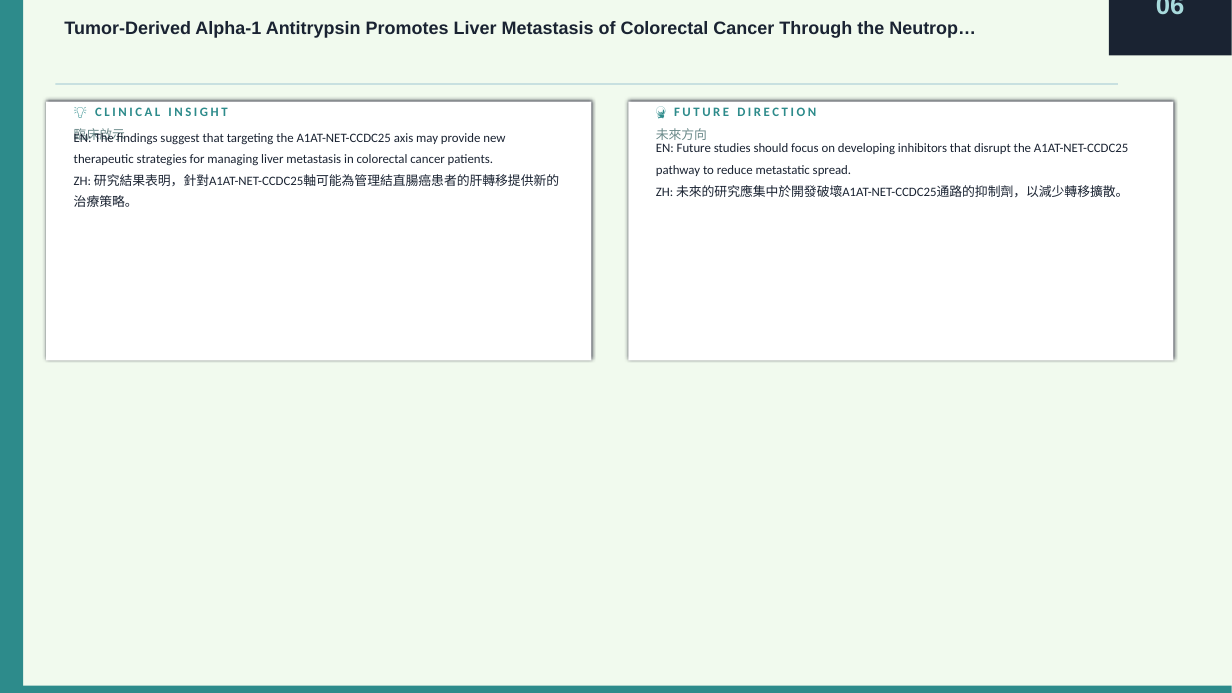
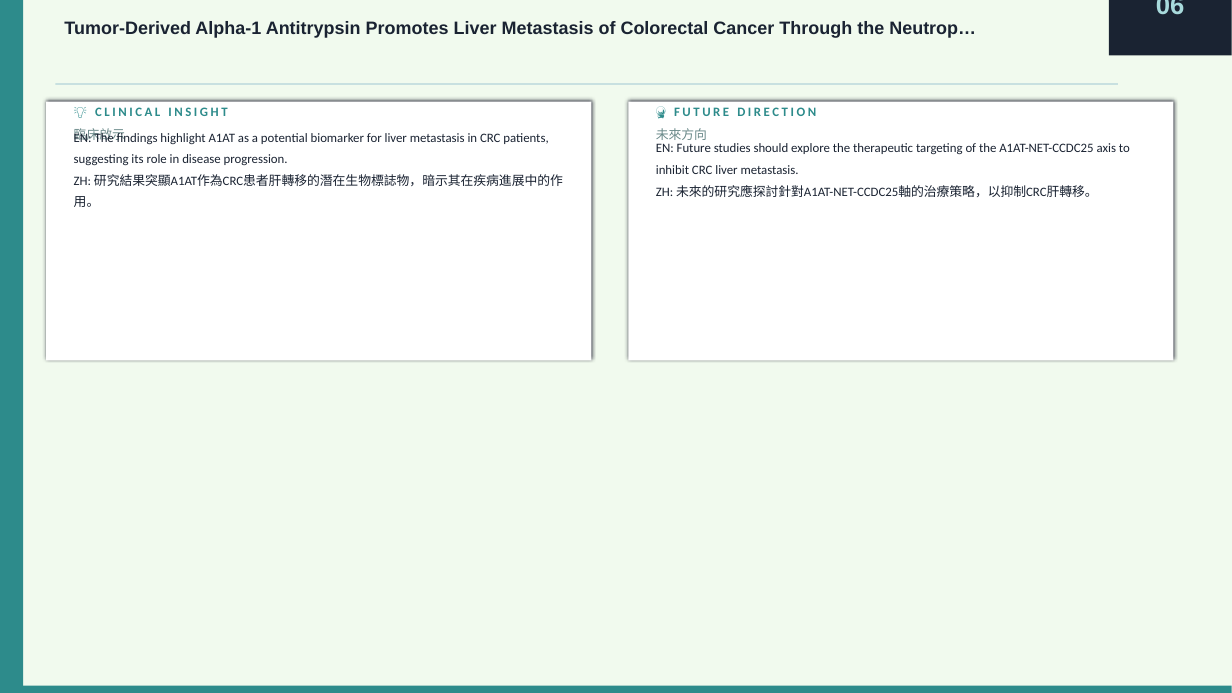
Before and after one commit to jejenhu-maker/colorectal-weekly-digest, a slide deck: slide 14 of docs/latest-digest.pptx. Drawn at 1232x693 pixels with LibreOffice and Linux fonts; fonts in the diff are those of the drawing. Boxes give left, top, right and bottom in pixels: in the first picture for what was removed or moved away, otherwise in the second. Text is boxed around its words. In the diff, an @@ line names an element or a change of style, - is before the commit and + after.

```diff
--- a/docs/latest-digest.pptx
+++ b/docs/latest-digest.pptx
@@ text at [74, 131, 563, 207]: text changed @@
-EN: The findings suggest that targeting the A1AT-NET-CCDC25 axis may provide new therapeutic strategies for managing liver metastasis in colorectal cancer patients.
-ZH: 研究結果表明，針對A1AT-NET-CCDC25軸可能為管理結直腸癌患者的肝轉移提供新的治療策略。
+EN: The findings highlight A1AT as a potential biomarker for liver metastasis in CRC patients, suggesting its role in disease progression.
+ZH: 研究結果突顯A1AT作為CRC患者肝轉移的潛在生物標誌物，暗示其在疾病進展中的作用。
@@ text at [656, 143, 1130, 197]: text changed @@
-EN: Future studies should focus on developing inhibitors that disrupt the A1AT-NET-CCDC25 pathway to reduce metastatic spread.
-ZH: 未來的研究應集中於開發破壞A1AT-NET-CCDC25通路的抑制劑，以減少轉移擴散。
+EN: Future studies should explore the therapeutic targeting of the A1AT-NET-CCDC25 axis to inhibit CRC liver metastasis.
+ZH: 未來的研究應探討針對A1AT-NET-CCDC25軸的治療策略，以抑制CRC肝轉移。
```
Also in this commit, not shown: 20 other slides changed, 2 other files.
